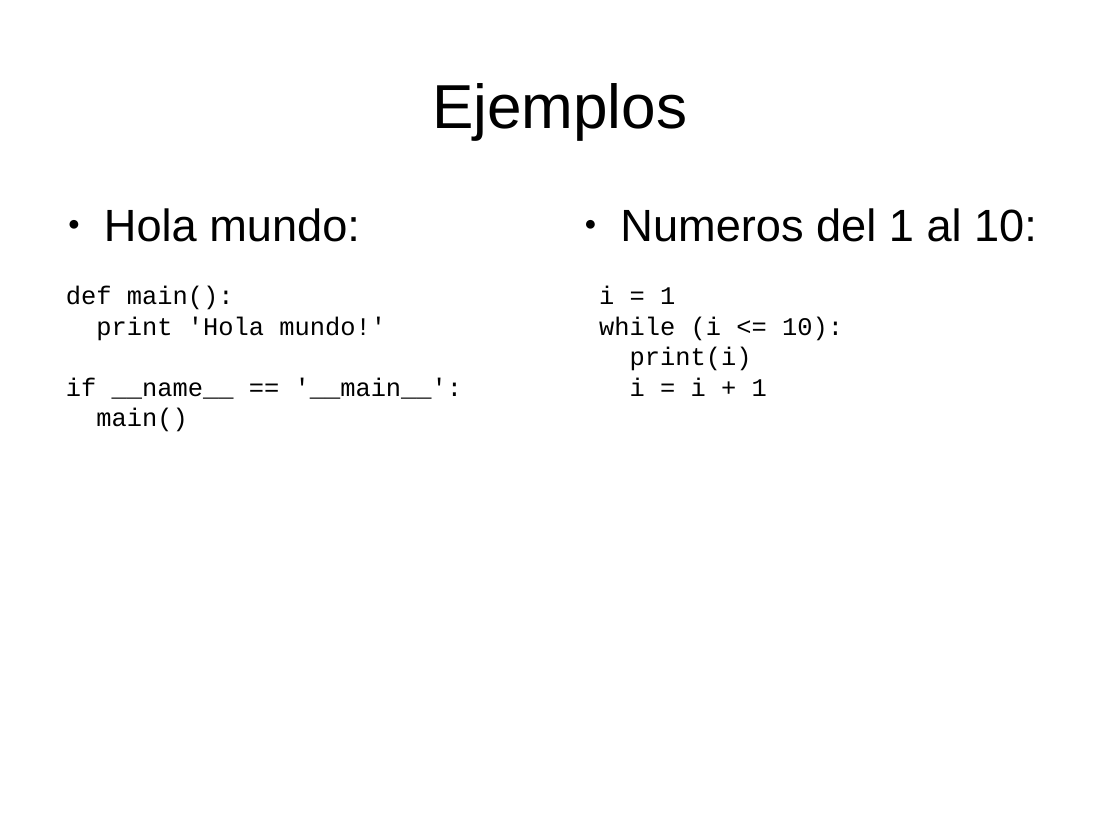
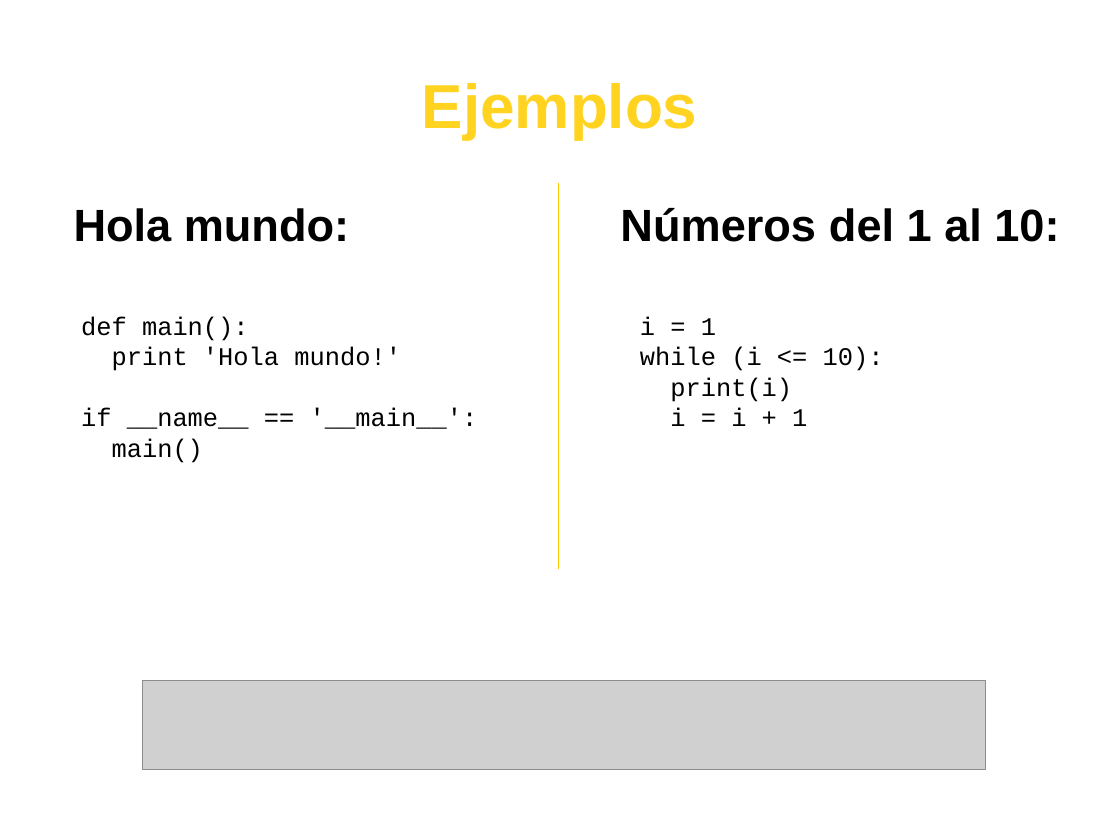
Before and after one commit to joksan/Presentaciones, a slide deck: slide 11 of Breve introduccion a Python/Breve introduccion a Python.odp (slide 6 before the commit). Drawn at 1120x840 pixels with LibreOffice and Linux fonts; fonts in the diff are those of the drawing; grey boxes stand for pictures. Boxes give left, top, right and bottom in pixels: in the first picture for what was removed or moved away, otherwise in the second. Text is boxed around its words. In the diff, an @@ line names an element or a change of style, - is before the commit and + after.

```diff
--- a/Breve introduccion a Python/Breve introduccion a Python.odp
+++ b/Breve introduccion a Python/Breve introduccion a Python.odp
@@ title "Ejemplos" at [422, 83, 698, 139]: text colour #000000 to #FFD320, bold on @@
@@ text "Hola mundo:": place and size @@
-text "Hola mundo:" at [104, 208, 360, 242]
+text "Hola mundo:" at [74, 208, 349, 242]
@@ text "Hola mundo:" at [74, 208, 349, 242]: bold on; bullet ● to none @@
@@ line added from (559, 184) to (559, 569), #FFCC00 0 pt @@
@@ text at [620, 208, 1059, 242]: text changed; bold on @@
-● Numeros del 1 al 10:
+Números del 1 al 10:
@@ text "def main():": place and size @@
-text "def main():" at [66, 286, 463, 432]
+text "def main():" at [81, 316, 478, 463]
@@ text "i = 1": place and size @@
-text "i = 1" at [599, 286, 843, 396]
+text "i = 1" at [640, 316, 884, 426]
@@ picture added at [142, 681, 986, 769] @@
```
Also in this commit, not shown: 16 other slides changed, 6 slides added, 1 slide removed.
